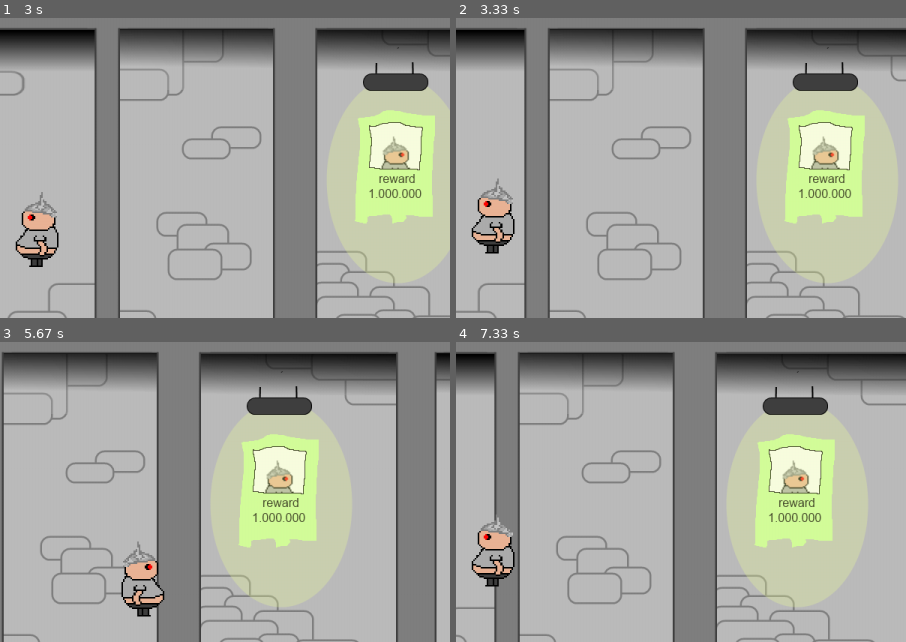
Above: before the commit, frames 1-4 (two rows, left to right).
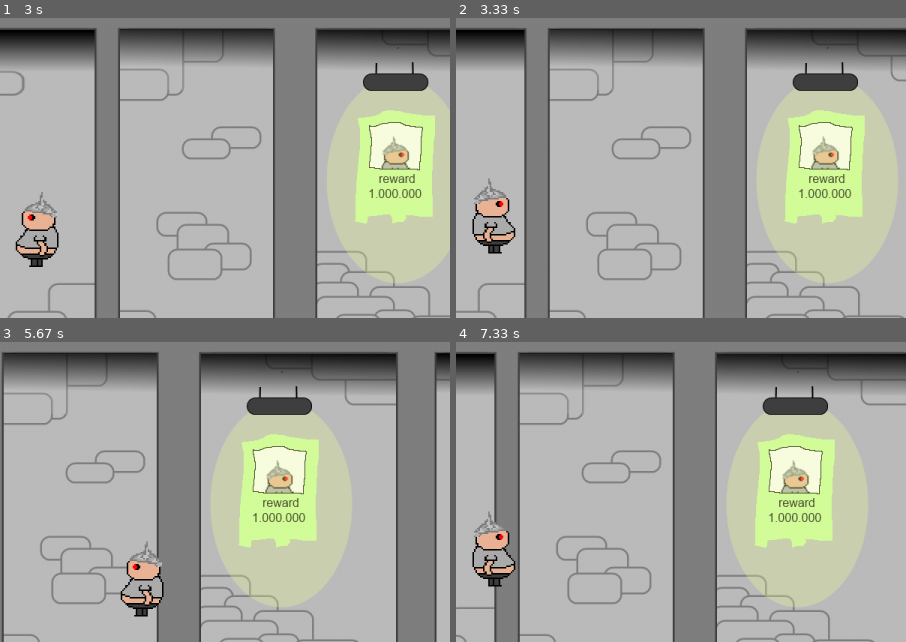
Above: after the commit, the same moments.

Repository: NikMatyukhin/true_pygame
Game: pygame game, started from src/main.py
Same seed, same stepped clock (60 frames per second), same inputs: the game is played once before the commit and once after it.
Inputs:
- Up to frame 1 (3 s): hold Right 0.33-0.8 s; hold Up 0.83-1.13 s; hold Right 1.17-1.63 s; hold Left 1.67-2.2 s; hold Left 2.23-2.63 s; hold Up from 2.67 s (still down)
- Up to frame 2 (3.33 s): release Up at 3.03 s; hold Right from 3.07 s (still down)
- Up to frame 3 (5.67 s): release Right at 3.7 s; hold Left 3.73-4.2 s; hold Right 4.23-4.7 s; hold Up 4.73-5.03 s; hold Right 5.07-5.53 s; hold Left from 5.57 s (still down)
- Up to frame 4 (7.33 s): release Left at 6.1 s; hold Left 6.13-6.53 s; hold Up 6.57-6.93 s; hold Right from 6.97 s (still down)
The pictures show only the part of the screen within x 0-50%, y 23-73%; the shares and areas given below are measured in that part.

Frame 1 is identical in both runs. In frame 2, 0.9% of the frame differs, in the area x 3-14%, y 53-79%; in frame 3, 0.9%, in the area x 26-37%, y 66-92%; in frame 4, 0.9%.

Commit message:
fix jump
Исправил логику прыжка при столкновении с боковиной экрана, добавил разворот в прыжке.

Diff:
--- a/src/main.py
+++ b/src/main.py
@@ -36,7 +36,7 @@
                                         0)
 
 # создаем играбельного персонажа
-player = player.Player(player_image, 10, WIN_WIDTH)
+player = player.Player(player_image, 10)
 
 # создаем объект часов задержки
 fps_clock = pygame.time.Clock()
--- a/src/player.py
+++ b/src/player.py
@@ -2,15 +2,15 @@
 
 
 class Player(pygame.sprite.Sprite):
-    def __init__(self, image, ms, sw):
+    def __init__(self, image, ms):
         super().__init__()
         self.surface = pygame.Surface((100, 100))
         self.image = image
         self.rect = self.surface.get_rect(center=(100, 550))
 
-        self.BOTTOM = 600
-        self.PLAYER_LEVEL = self.BOTTOM - self.surface.get_height()
-        self.screen_width = sw
+        self.floor = 600
+        self.player_level = self.floor - self.surface.get_height()
+        self.screen_width = 1200
         self.moving_speed = ms
         self.go_to_right = True
         self.vertical_impulse = 0
@@ -18,35 +18,79 @@
 
     def update(self):
         keys = pygame.key.get_pressed()
-        if self.rect.bottom == self.BOTTOM and keys[pygame.K_UP]:
+
+        # проверка что мы стоим на полу и нажали клавишу вверх - начало прыжка
+        if self.rect.bottom == self.floor and keys[pygame.K_UP]:
+
+            # зачем-то обнулили горизонтальный импульс, но ладно
             self.horizontal_impulse = False
+
+            # если прыгаем налево
             if keys[pygame.K_LEFT]:
                 self.horizontal_impulse = True
                 if self.go_to_right:
                     self.image = pygame.transform.flip(self.image, 1, 0)
                 self.go_to_right = False
+
+            # если прыгаем направо
             elif keys[pygame.K_RIGHT]:
                 self.horizontal_impulse = True
                 if not self.go_to_right:
                     self.image = pygame.transform.flip(self.image, 1, 0)
                 self.go_to_right = True
+
+            # уменьшение импульса... потому что ноль вверху, точно
+            # FIXME: а почему 14?
             self.vertical_impulse = -14.
+
+        # если вертикальный импульс отличен от нуля
+        # (скорее всего отрицательный)
         if self.vertical_impulse:
-            if self.rect.bottom + self.vertical_impulse > self.BOTTOM:
-                self.rect.y = self.PLAYER_LEVEL
+
+            # если направление изменено в ПОЛЁТЕ
+            if keys[pygame.K_LEFT]:
+                if self.go_to_right:
+                    self.image = pygame.transform.flip(self.image, 1, 0)
+                self.go_to_right = False
+
+            if keys[pygame.K_RIGHT]:
+                if not self.go_to_right:
+                    self.image = pygame.transform.flip(self.image, 1, 0)
+                self.go_to_right = True
+
+            # яблятьвахуе, это что за чудо? я умер и не понял, что это значит
+            if self.rect.bottom + self.vertical_impulse > self.floor:
+                self.rect.y = self.player_level
                 self.vertical_impulse = 0
             else:
+                # если присутствует горизонтальный импульс
                 if self.horizontal_impulse:
-                    self.rect.move_ip(self.moving_speed if self.go_to_right else -self.moving_speed, self.vertical_impulse)
+
+                    # проверяем на выход за границы экрана
+                    if self.rect.left - self.moving_speed < 0 or self.rect.right + self.moving_speed > self.screen_width:
+                        # зануляем импульс вбок, так как упёрлись
+                        self.horizontal_impulse = False
+                    else:
+                        # сдвигаем по диагонали
+                        self.rect.move_ip(self.moving_speed if self.go_to_right else -self.moving_speed,
+                                          self.vertical_impulse)
                 else:
+                    # сдвигаем строго вертикально
                     self.rect.move_ip(0, self.vertical_impulse)
+                # FIXME: почему так? откуда снова магические константы?
                 self.vertical_impulse += 0.98
+
+        # если внутри экрана и нажато влево
         elif self.rect.left > 0 and keys[pygame.K_LEFT]:
+            # двигаем влево и по надобности флипаем картинку
             self.rect.move_ip(-self.moving_speed, 0)
             if self.go_to_right:
                 self.image = pygame.transform.flip(self.image, 1, 0)
             self.go_to_right = False
+
+        # если внутри экрана и нажато вправо
         elif self.rect.right < self.screen_width and keys[pygame.K_RIGHT]:
+            # двигаем влево и по надобности флипаем картинку
             self.rect.move_ip(self.moving_speed, 0)
             if not self.go_to_right:
                 self.image = pygame.transform.flip(self.image, 1, 0)
